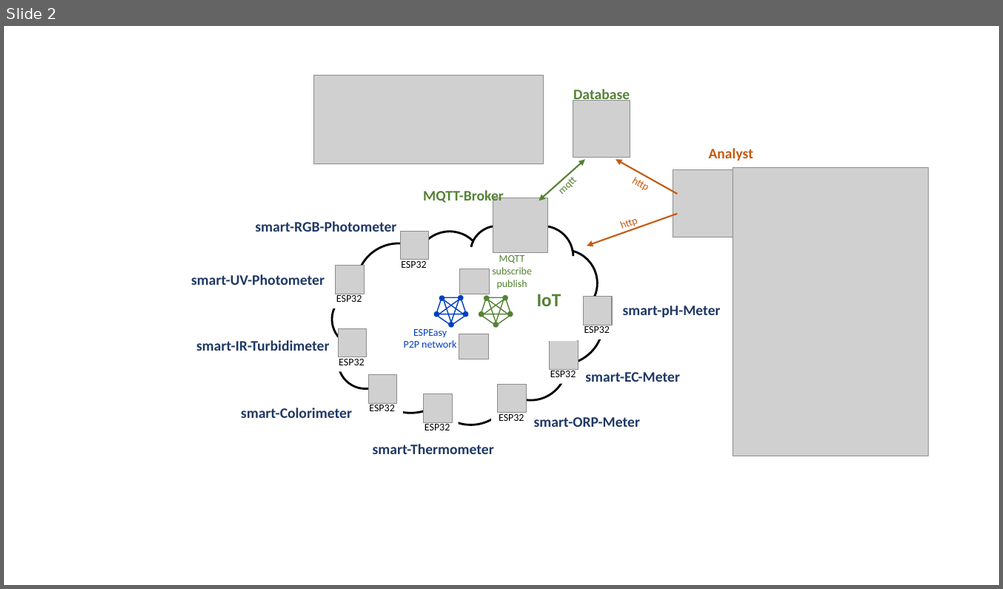
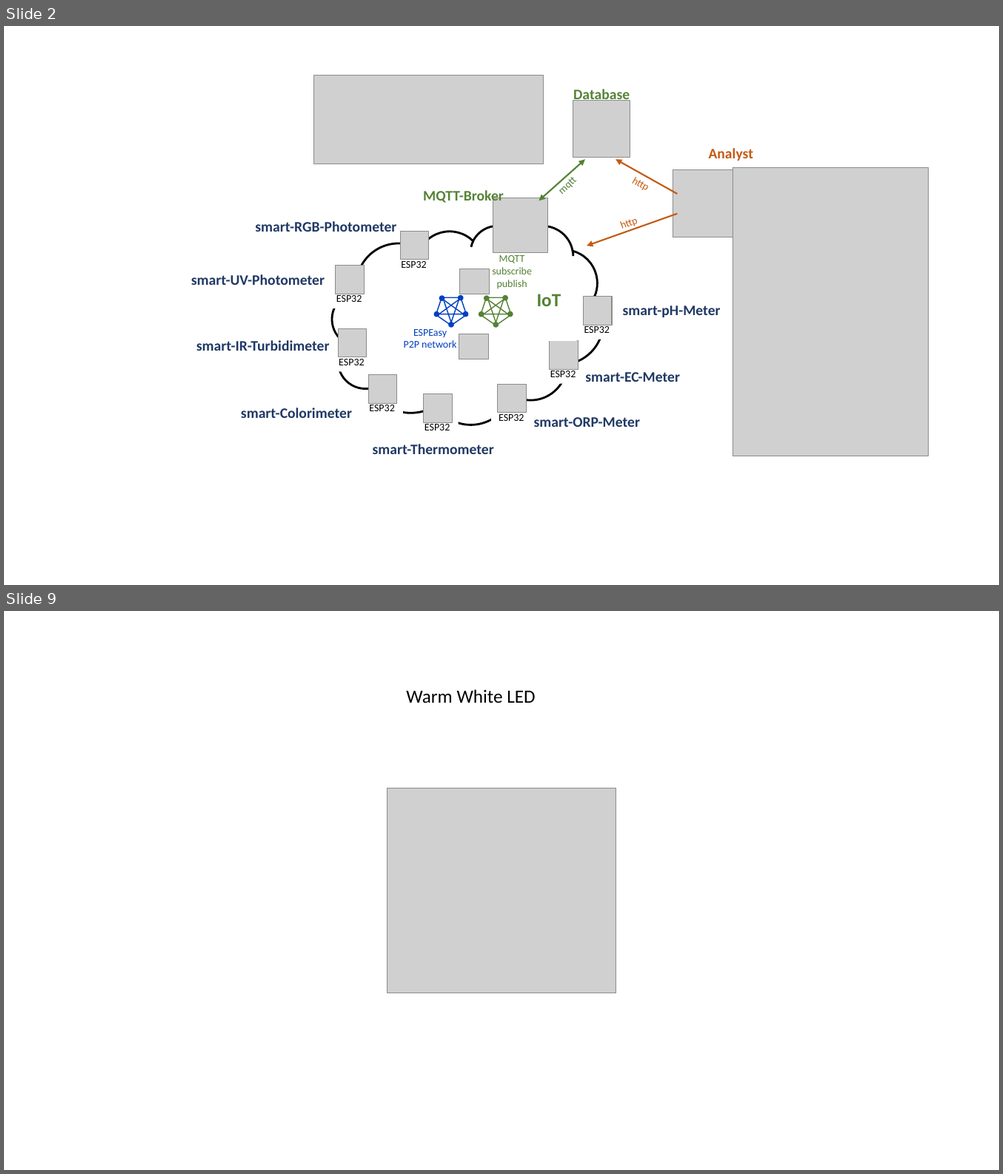
Before and after one commit to smartaquametering/smartPhotometer, a slide deck: setup/network.pptx. Shown one above the other, each under a label of ours: slide 2 before the commit, slides 2 and 9 after it; the slides between them are not shown. The pictures are 1003x589 and 1003x1174 pixels, drawn with LibreOffice and Linux fonts; fonts in the diff are those of the drawing; grey boxes stand for pictures. Boxes give left, top, right and bottom in pixels: in the first picture for what was removed or moved away, otherwise in the second. Text is boxed around its words. In the diff, an @@ line names an element or a change of style, - is before the commit and + after.

```diff
--- a/setup/network.pptx
+++ b/setup/network.pptx
@@ slide 9 added at (x1=4, y1=611, x2=999, y2=1170), background #FFFFFF @@
@@ text added at (x1=406, y1=689, x2=535, y2=703), 18 pt, text #000000 @@
+Warm White LED
@@ picture added at (x1=387, y1=789, x2=616, y2=994) @@
```
Also in this commit, not shown: 1 slide changed, 4 other slides added, 1 slide removed, 4 other files.
